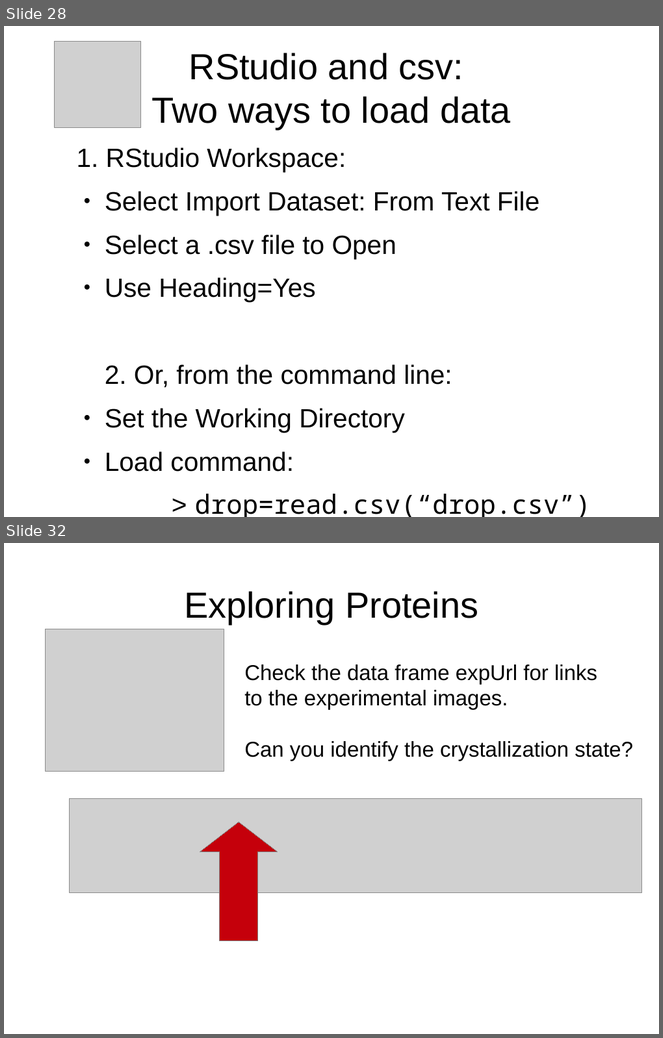
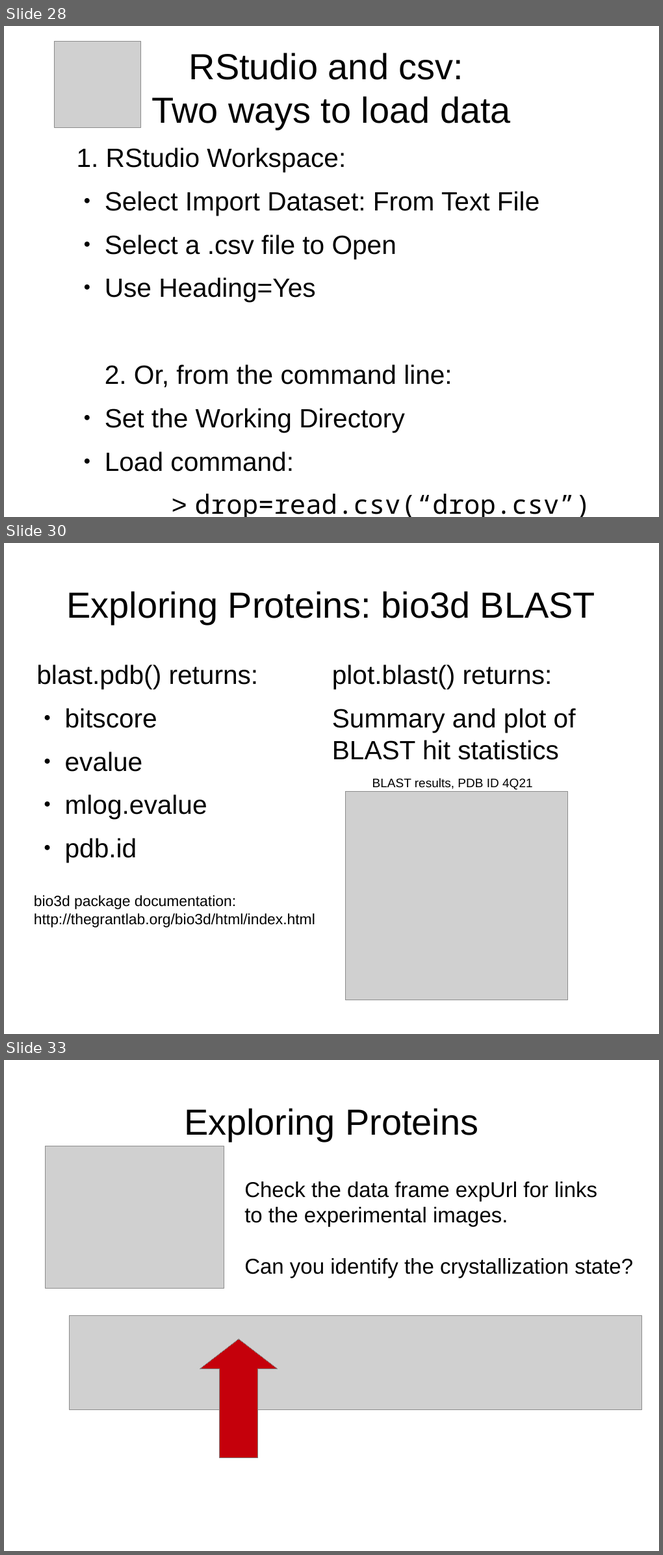
Before and after one commit to ubccr/hsws, a slide deck: slides/project-intro.odp. Shown one above the other, each under a label of ours: slides 28 and 32 before the commit, slides 28, 30 and 33 after it; the slides between them are not shown. The pictures are 663x1038 and 663x1555 pixels, drawn with LibreOffice and Linux fonts; fonts in the diff are those of the drawing; grey boxes stand for pictures. Boxes give left, top, right and bottom in pixels: in the first picture for what was removed or moved away, otherwise in the second. Text is boxed around its words. In the diff, an @@ line names an element or a change of style, - is before the commit and + after.

```diff
--- a/slides/project-intro.odp
+++ b/slides/project-intro.odp
@@ slide 30 added at bbox=[4, 543, 659, 1034], background #FFFFFF @@
@@ title added at bbox=[67, 591, 596, 624], 44 pt, text #000000 @@
+Exploring Proteins: bio3d BLAST
@@ text added at bbox=[36, 665, 259, 863], 32 pt, text #000000 @@
+blast.pdb() returns:
+● bitscore
+● evalue
+● mlog.evalue
+● pdb.id
@@ text added at bbox=[332, 665, 576, 760], 32 pt, text #000000 @@
+plot.blast() returns:
+Summary and plot of BLAST hit statistics
@@ picture added at bbox=[346, 792, 568, 1001] @@
@@ text added at bbox=[373, 778, 533, 790], 15 pt, text #000000 @@
+BLAST results, PDB ID 4Q21
@@ text added at bbox=[34, 895, 315, 928], 18 pt, text #000000 @@
+bio3d package documentation:
+http://thegrantlab.org/bio3d/html/index.html
@@ what was slide 32 is now slide 33 @@
```
Also in this commit, not shown: 7 slides changed, 2 other slides added, 2 slides removed, 1 other file.
